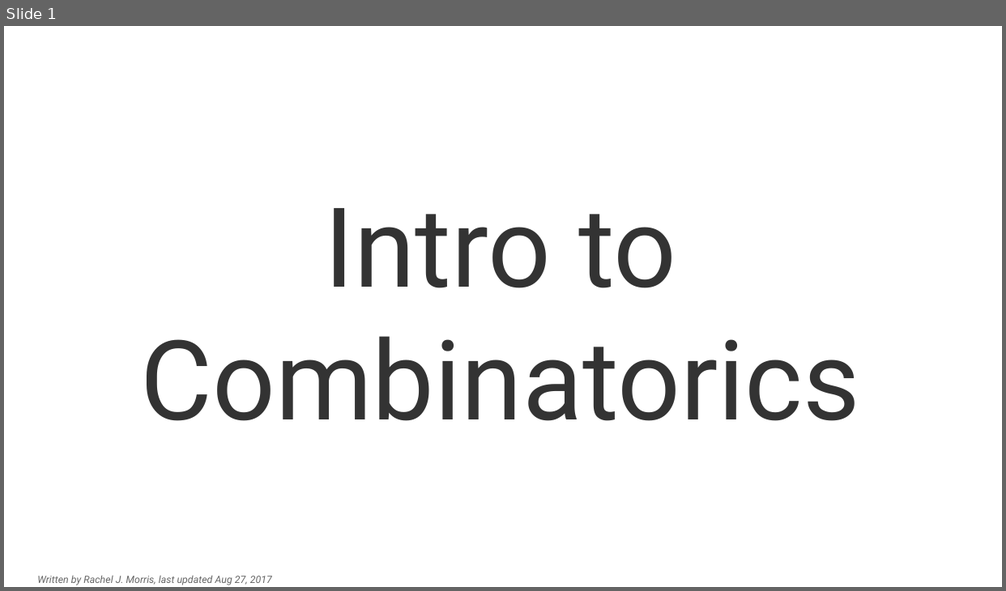
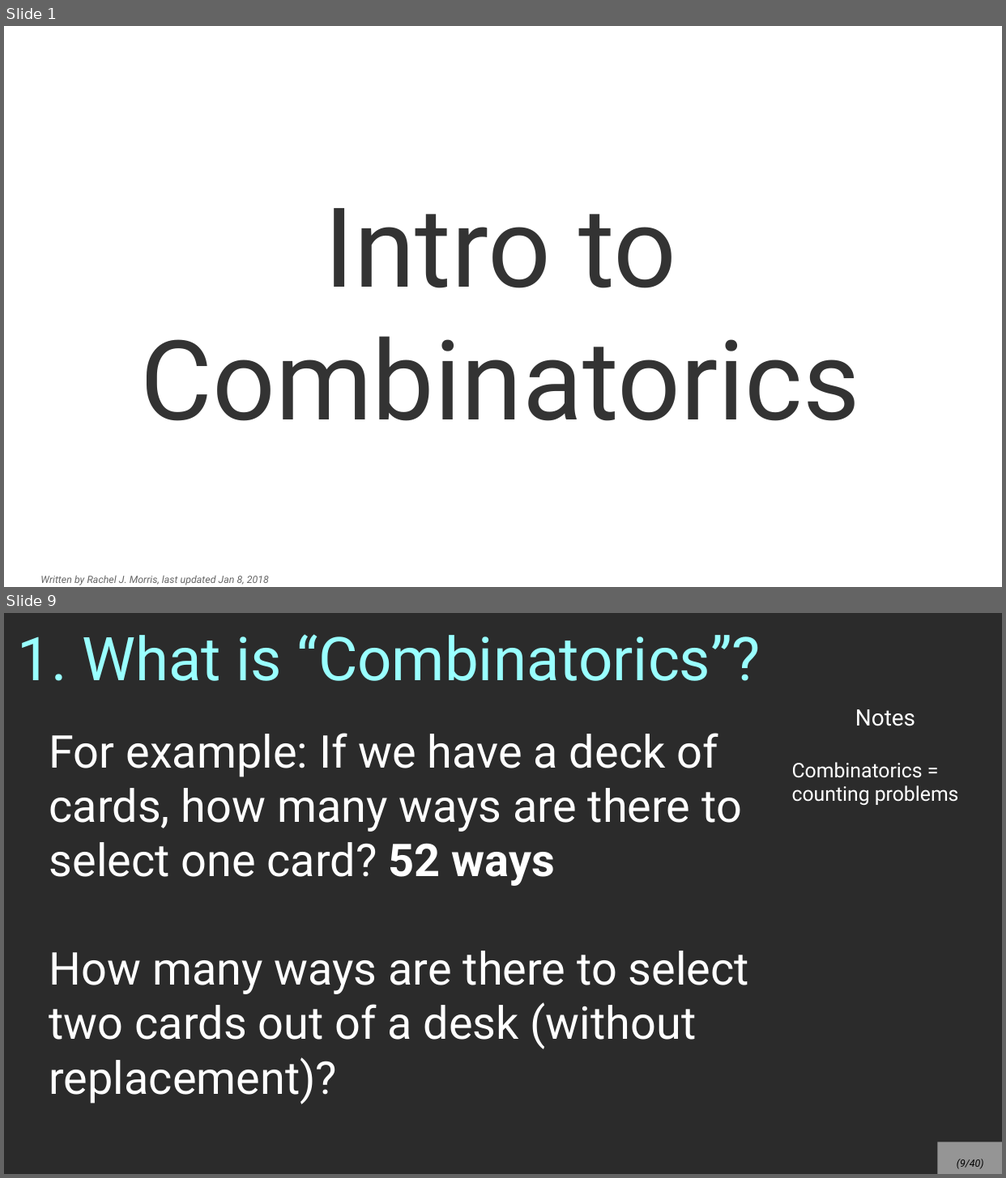
Before and after one commit to nguyenchithien/CS211-Discrete-Structures-II, a slide deck: Lectures/Lecture 5.1.odp. Shown one above the other, each under a label of ours: slide 1 before the commit, slides 1 and 9 after it; the slides between them are not shown. The pictures are 1006x591 and 1006x1178 pixels, drawn with LibreOffice and Linux fonts; fonts in the diff are those of the drawing; background and template pictures are left out; a plain dark background stands for a picture behind light text. Boxes give left, top, right and bottom in pixels: in the first picture for what was removed or moved away, otherwise in the second. Text is boxed around its words. In the diff, an @@ line names an element or a change of style, - is before the commit and + after.

```diff
--- a/Lectures/Lecture 5.1.odp
+++ b/Lectures/Lecture 5.1.odp
@@ slide 9 added at bbox=[4, 613, 1002, 1174], background picture (left out) @@
@@ title added at bbox=[18, 634, 761, 681], 48 pt, text #99FFFF @@
+1. What is “Combinatorics”?
@@ text added at bbox=[792, 709, 959, 805], 16 pt, text #FFFFFF @@
+Notes
+Combinatorics = counting problems
@@ text added at bbox=[49, 733, 749, 1105], 36 pt, text #FFFFFF @@
+For example: If we have a deck of cards, how many ways are there to select one card? 52 ways
+How many ways are there to select two cards out of a desk (without replacement)?
@@ page number added at bbox=[938, 1143, 1002, 1174], fill #FFFFFF at 50% opacity, 8 pt, text #000000, italic @@
+(9/40)
@@ slide 1 changed as well @@
@@ text at bbox=[40, 575, 269, 586]: text changed @@
-Written by Rachel J. Morris, last updated Aug 27, 2017
+Written by Rachel J. Morris, last updated Jan 8, 2018
```
Also in this commit, not shown: 38 other slides added, 4 slides removed, 2 other files.
